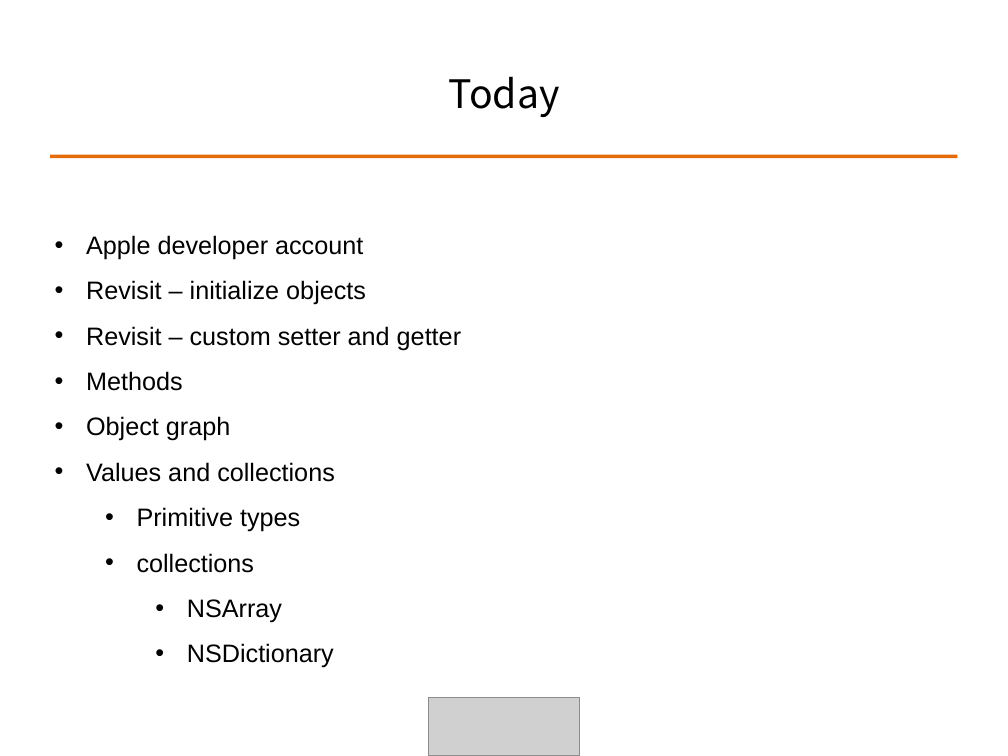
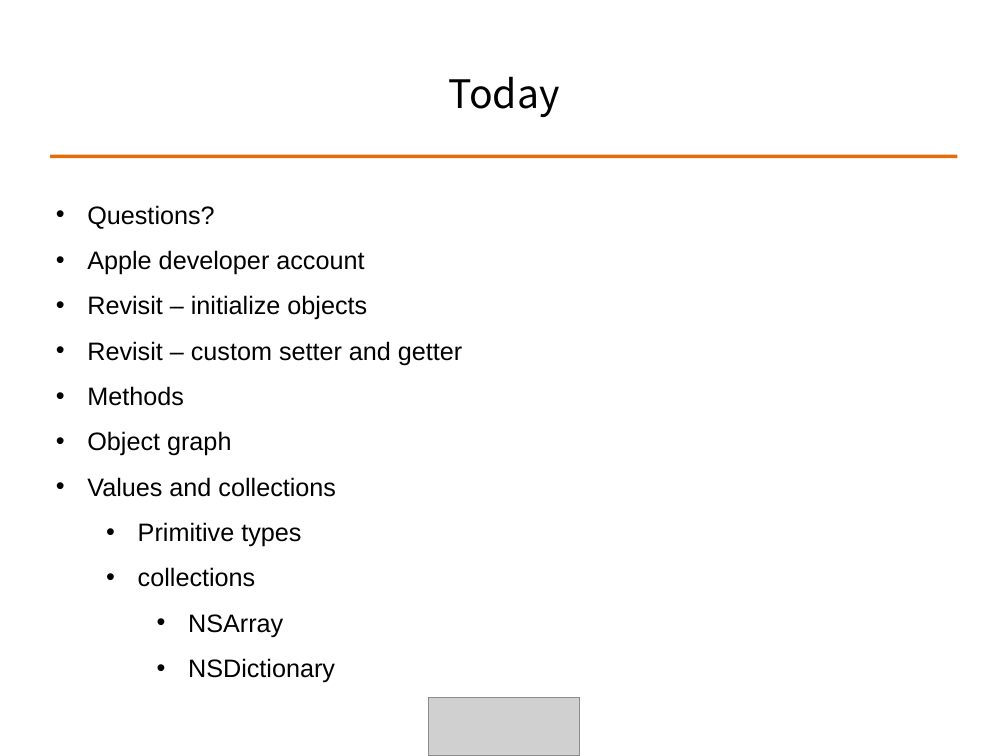
Before and after one commit to ALPHACamp/Camp-3-iOS-Dev, a slide deck: slide 2 of Class presentation/Week2 - Shyne/10-16-2014.ppt. Drawn at 1008x756 pixels with LibreOffice and Linux fonts; fonts in the diff are those of the drawing; grey boxes stand for pictures. Boxes give left, top, right and bottom in pixels: in the first picture for what was removed or moved away, otherwise in the second. Text is boxed around its words. In the diff, an @@ line names an element or a change of style, - is before the commit and + after.

```diff
--- a/Class presentation/Week2 - Shyne/10-16-2014.ppt
+++ b/Class presentation/Week2 - Shyne/10-16-2014.ppt
@@ text "Questions?": place and size @@
-text "Questions?" at [86,235,461,623]
+text "Questions?" at [87,205,462,683]
@@ text at [87,205,214,229]: paragraph added @@
+• Questions?
```
